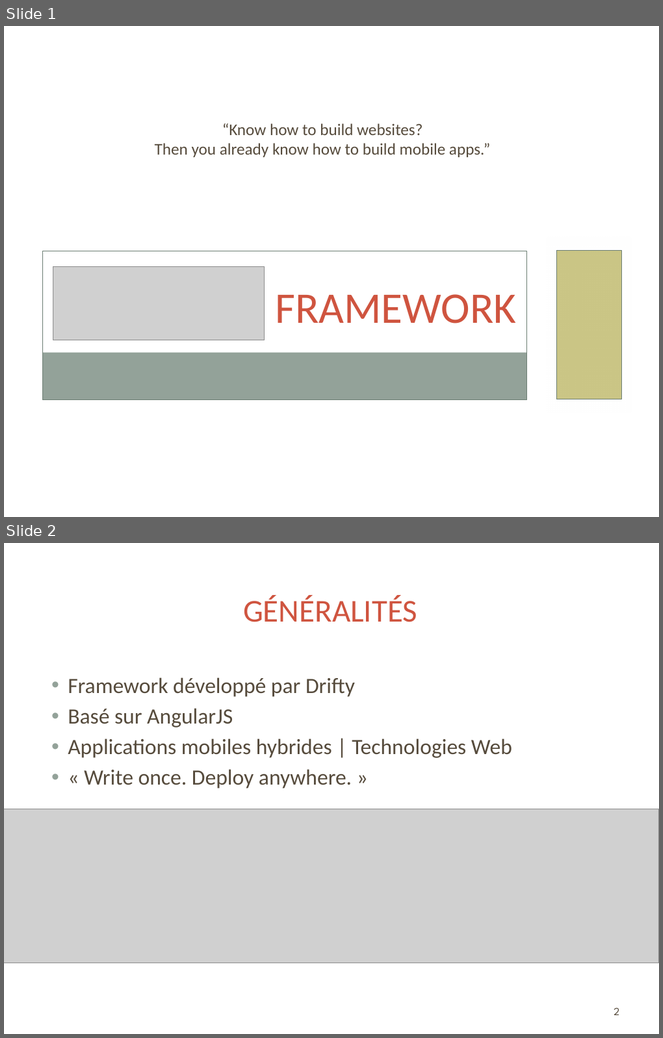
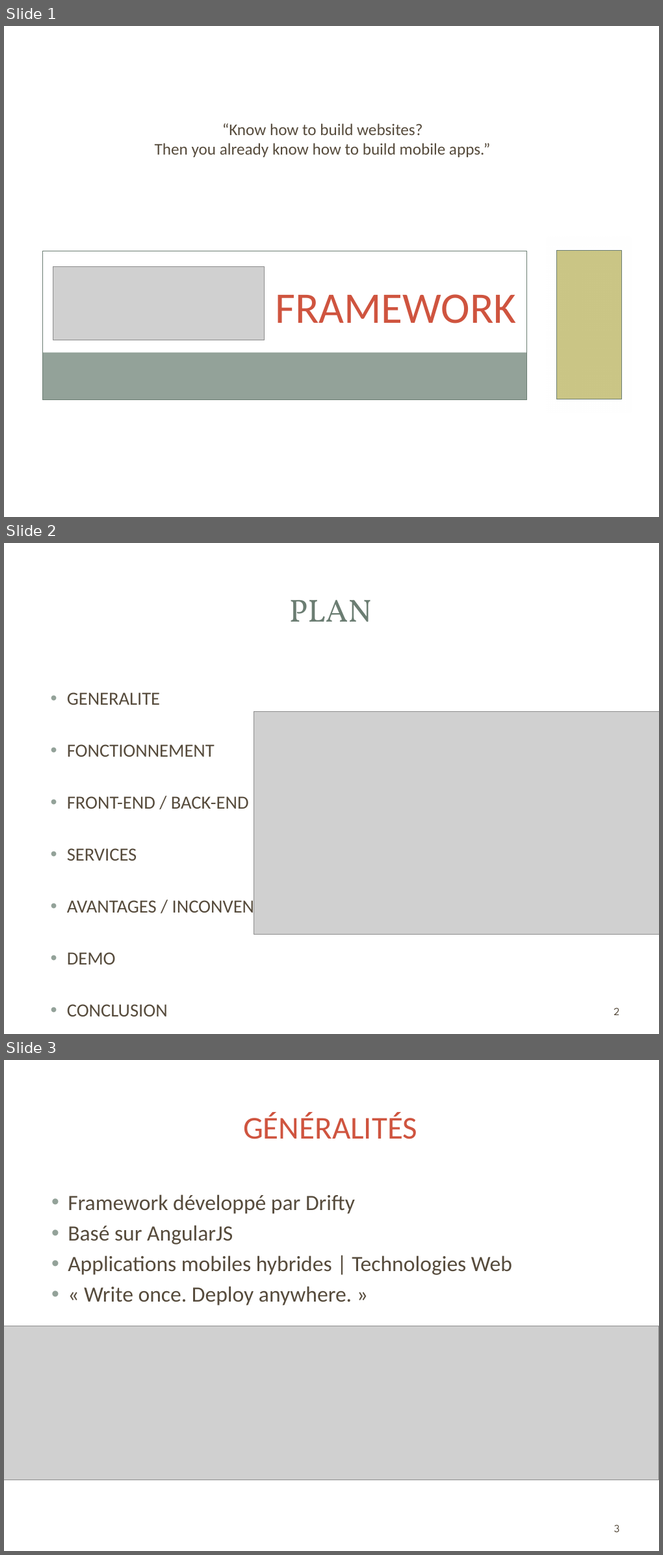
Before and after one commit to rikoste/ionicApp, a slide deck: presentation.pptx. Shown one above the other, each under a label of ours: slides 1 and 2 before the commit, slides 1, 2 and 3 after it. The pictures are 663x1038 and 663x1555 pixels, drawn with LibreOffice and Linux fonts; fonts in the diff are those of the drawing; grey boxes stand for pictures; background and template pictures are left out. Boxes give left, top, right and bottom in pixels: in the first picture for what was removed or moved away, otherwise in the second. Text is boxed around its words. In the diff, an @@ line names an element or a change of style, - is before the commit and + after.

```diff
--- a/presentation.pptx
+++ b/presentation.pptx
@@ slide 2 added at (x1=4, y1=543, x2=659, y2=1034), background picture (left out); not listed: 3 template elements that a slide beside it also shows @@
@@ title added at (x1=289, y1=600, x2=372, y2=622), 35 pt, text #6B7D72 @@
+PLAN
@@ text added at (x1=67, y1=693, x2=289, y2=965), 20.4 pt, text #564B3C @@
+• GENERALITE
+• FONCTIONNEMENT
+• FRONT-END / BACK-END
+• SERVICES
+• AVANTAGES / INCONVENIENT
+• DEMO
+• CONCLUSION
@@ picture added at (x1=254, y1=712, x2=659, y2=936) @@
@@ page number added at (x1=614, y1=1008, x2=620, y2=1016), 12 pt, text #564B3C @@
+2
@@ what was slide 2 is now slide 3 @@
@@ page number at (x1=614, y1=1525, x2=620, y2=1533): text changed @@
-2
+3
```
Also in this commit, not shown: 1 other slide added, 1 slide removed.
